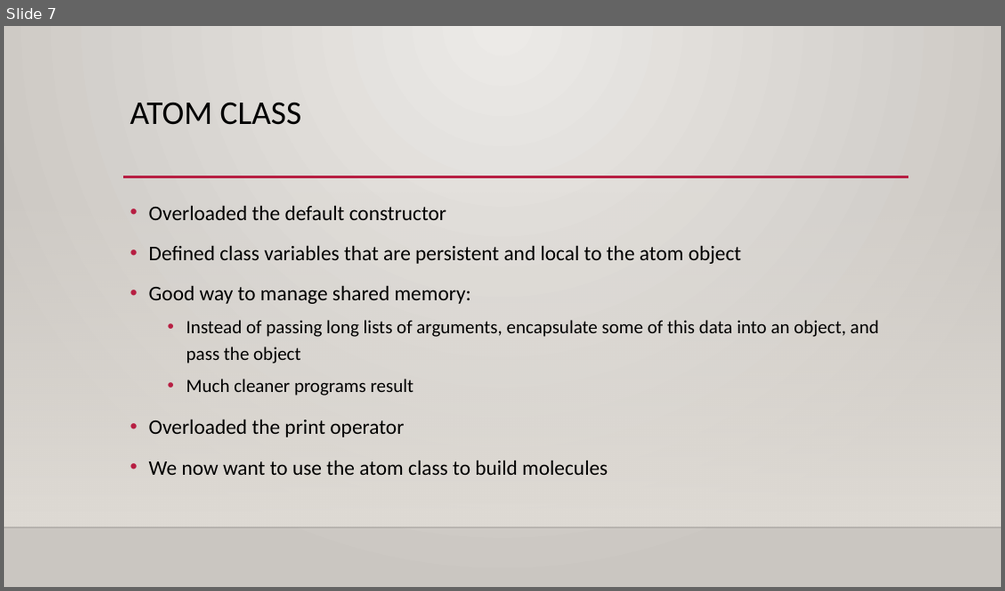
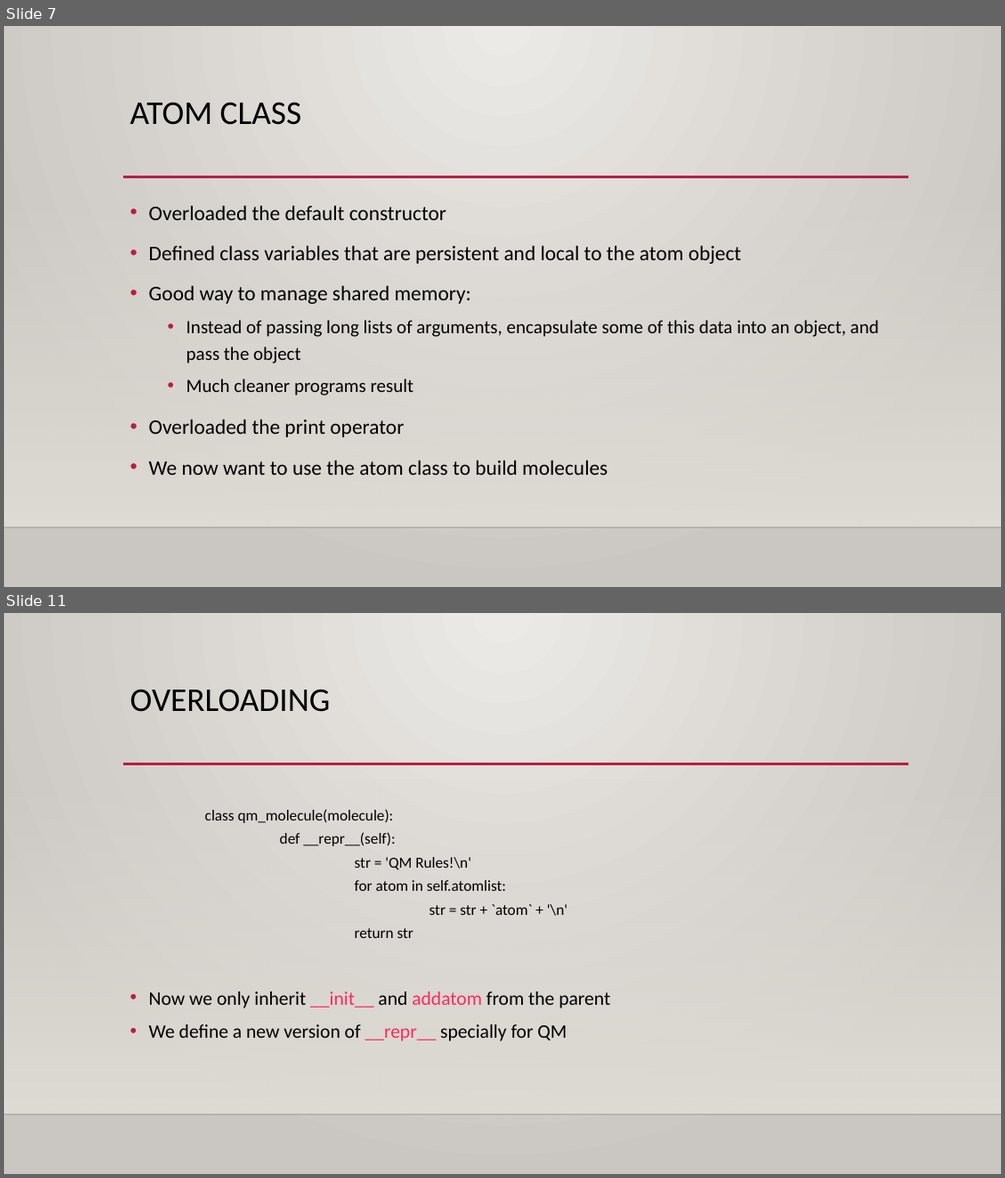
Before and after one commit to KERT-core/pythonEdu, a slide deck: chapter2/Python class II.pptx. Shown one above the other, each under a label of ours: slide 7 before the commit, slides 7 and 11 after it; the slides between them are not shown. The pictures are 1005x591 and 1005x1178 pixels, drawn with LibreOffice and Linux fonts; fonts in the diff are those of the drawing; background and template pictures are left out. Boxes give left, top, right and bottom in pixels: in the first picture for what was removed or moved away, otherwise in the second. Text is boxed around its words. In the diff, an @@ line names an element or a change of style, - is before the commit and + after.

```diff
--- a/chapter2/Python class II.pptx
+++ b/chapter2/Python class II.pptx
@@ slide 11 added at [4,613,1001,1174], background gradient #ECEAE7 to #CAC7C1; not listed: 3 template elements that a slide beside it also shows @@
@@ title added at [130,689,331,712], 32 pt, text #000000 @@
+OVERLOADING
@@ text added at [149,809,610,1041], 14.8 pt, text #000000 @@
+    class qm_molecule(molecule):
+    def __repr__(self):
+    str = 'QM Rules!\n'
+    for atom in self.atomlist:
+    str = str + `atom` + '\n'
+    return str
+• Now we only inherit __init__ and addatom from the parent
+• We define a new version of __repr__ specially for QM
```
Also in this commit, not shown: 2 slides changed, 14 other slides added, 6 other files.
